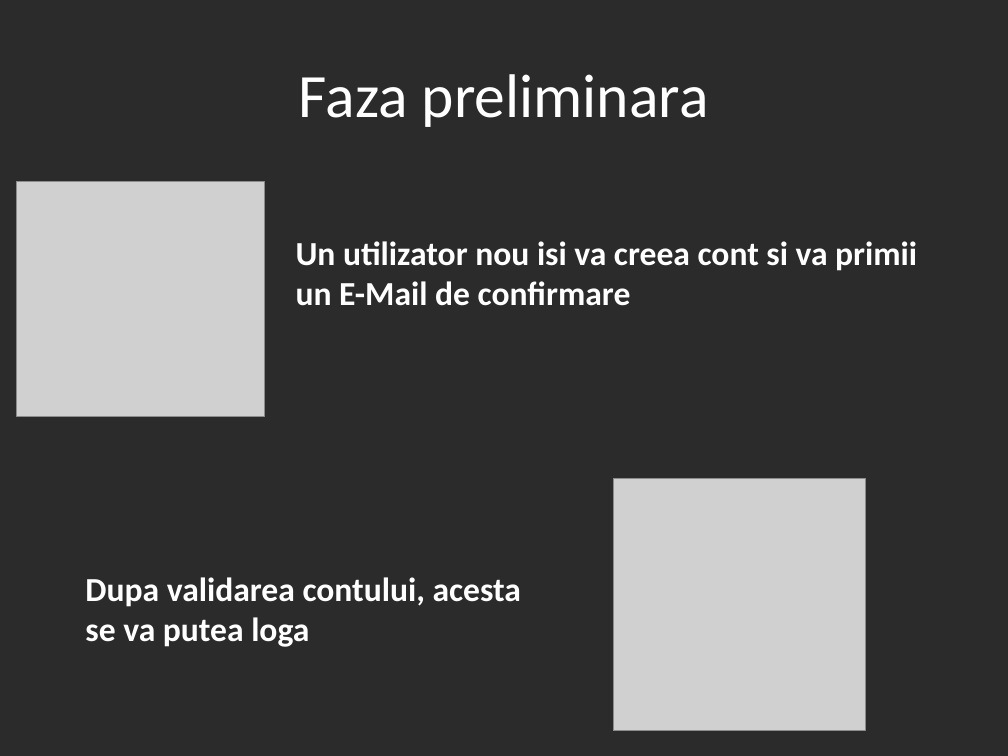
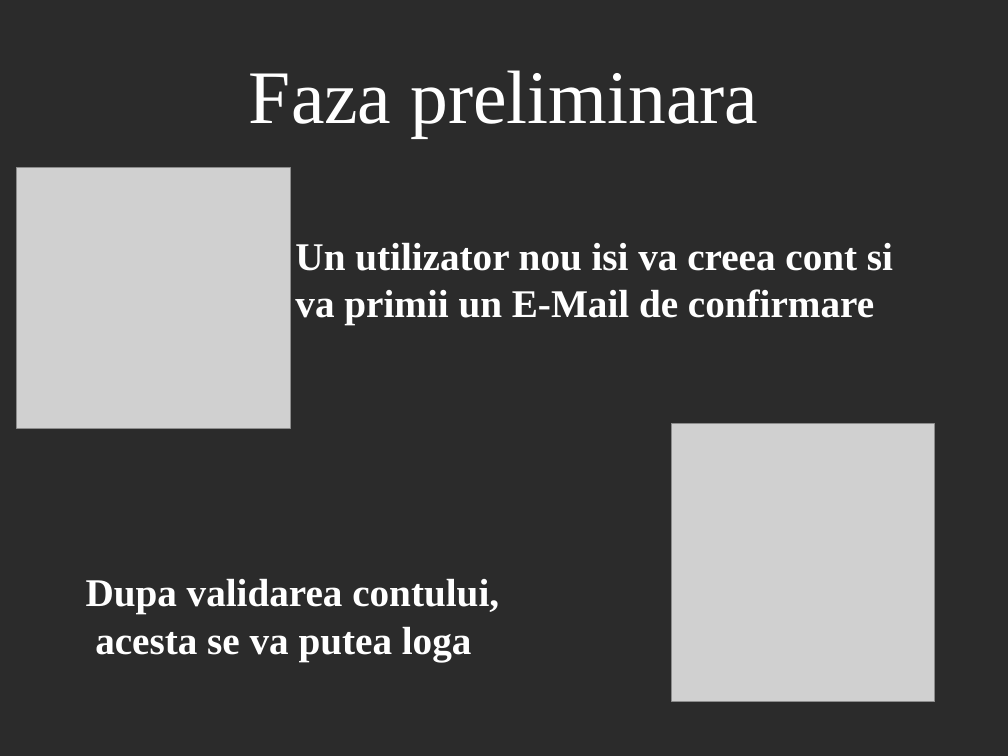
Before and after one commit to ovidiuenache/iss-project, a slide deck: slide 11 of Documentatie/Prezentare.pptx. Drawn at 1008x756 pixels with LibreOffice and Linux fonts; fonts in the diff are those of the drawing; grey boxes stand for pictures; background and template pictures are left out; a plain dark background stands for a picture behind light text. Boxes give left, top, right and bottom in pixels: in the first picture for what was removed or moved away, otherwise in the second. Text is boxed around its words. In the diff, an @@ line names an element or a change of style, - is before the commit and + after.

Commit message:
The final presentation

```diff
--- a/Documentatie/Prezentare.pptx
+++ b/Documentatie/Prezentare.pptx
@@ title "Faza preliminara" at [249, 70, 758, 138]: size 44 to 54 pt, font Calibri to Times New Roman @@
@@ picture: place and size @@
-picture at [17, 181, 264, 416]
+picture at [17, 168, 290, 428]
@@ text at [295, 242, 893, 325]: text changed; size 24 to 28 pt; font Calibri to Times New Roman @@
-Un utilizator nou isi va creea cont si va primii
-un E-Mail de confirmare
+Un utilizator nou isi va creea cont si
+va primii un E-Mail de confirmare
@@ picture added at [672, 424, 935, 702] @@
@@ picture removed at [613, 479, 865, 731] @@
@@ text at [86, 578, 499, 661]: text changed; size 24 to 28 pt; font Calibri to Times New Roman @@
-Dupa validarea contului, acesta
-se va putea loga
+Dupa validarea contului,
+acesta se va putea loga
```
Also in this commit, not shown: 27 other slides changed, 8 slides added, 1 slide removed, 2 other files.
